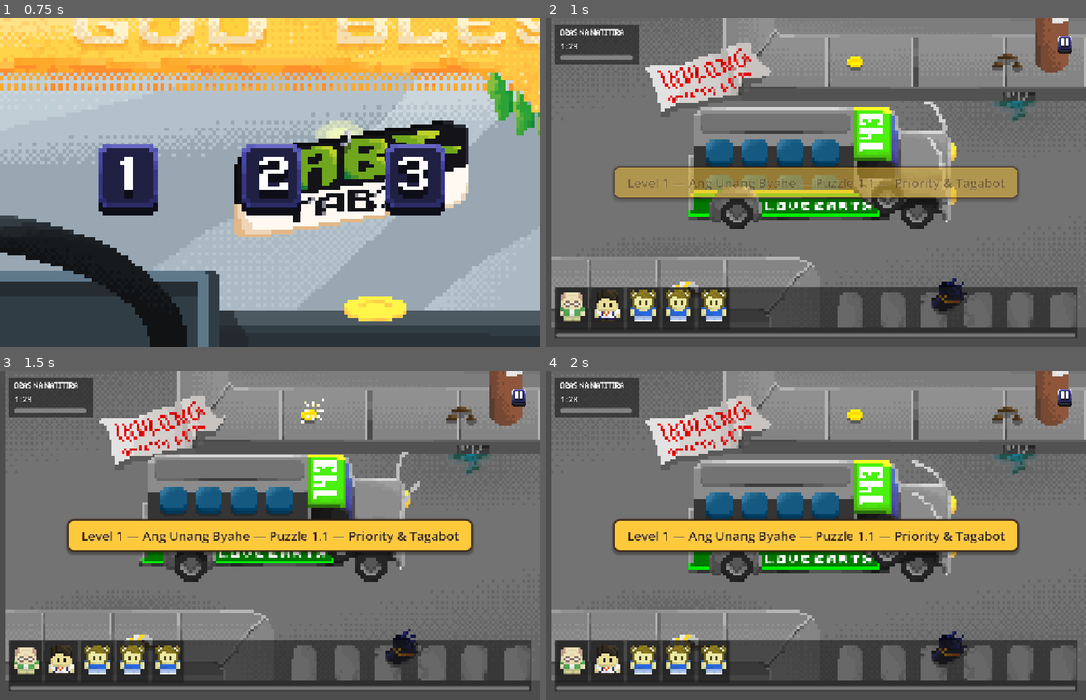
Above: before the commit, frames 1-4 (two rows, left to right).
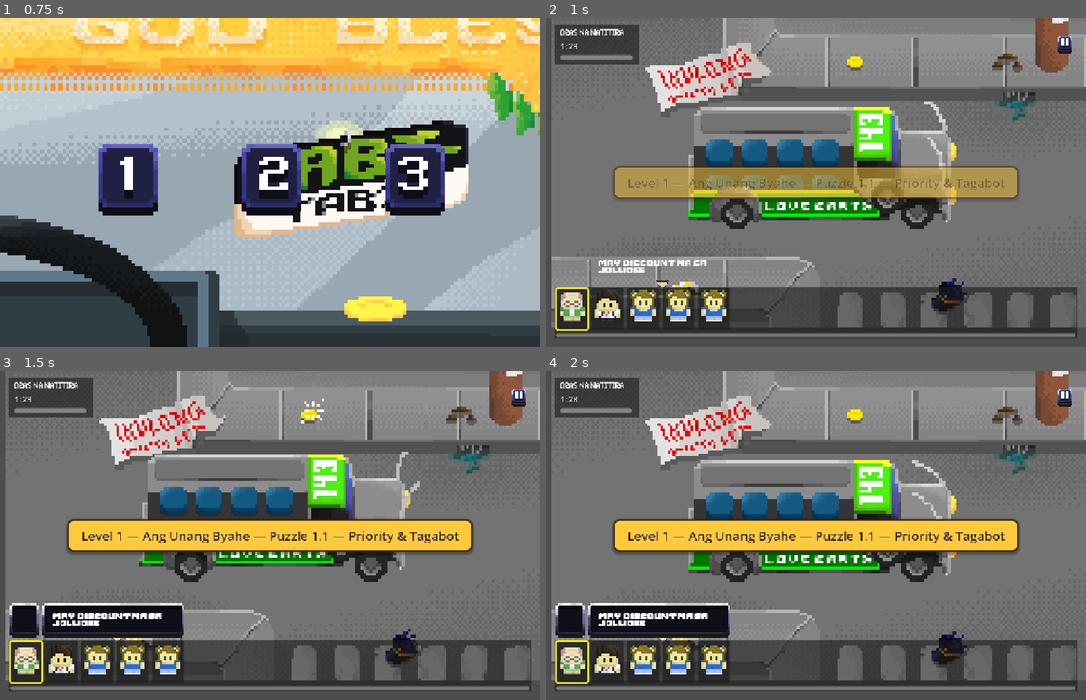
Above: after the commit, the same moments.

Repository: pol-xy/Tabi-Tabi
Game: Godot game, scene res://Scenes/Main/MainMenu.tscn
Two runs of this game, one before a commit and one after it. Both use one fixed random seed, a clock stepped at 60 frames per second and the inputs below.
Inputs (mouse positions are in pixels of both pictures, inside the frame that each line leads up to):
- Up to frame 1 (0.75 s): tap Enter (ui_accept) at 0.5 s; move the mouse to (243, 248) at 0.52 s; hold Up (ui_up) from 0.53 s (still down); click (243, 248) at 0.67 s
- Up to frame 2 (1 s): keep holding Up (ui_up); tap Enter (ui_accept) at 0.77 s
- Up to frame 3 (1.5 s): release Up (ui_up) at 1.25 s; drag from (432, 584) to (243, 601) at 1.27 s
- Up to frame 4 (2 s): no input

Frame 1 is identical in both runs. In frame 2, 0.6% of the frame differs, in the area x 1-30%, y 73-96%; in frame 3, 3.5%, in the area x 1-34%, y 70-96%; in frame 4, 3.5%.

Commit message:
fix: update selector position when queue panel is populated at stage start

Diff:
--- a/scripts/UI/queue_panel.gd
+++ b/scripts/UI/queue_panel.gd
@@ -9,6 +9,7 @@
 ## when a passenger is successfully seated or dismissed.
 
 signal passenger_focused(passenger: Passenger)  ## HUD listens to this, forwards to DialogueBubble.
+signal queue_changed
 
 @export var passenger_card_scene: PackedScene
 
@@ -39,11 +40,13 @@
 
 	if _cards.size() > 0:
 		_set_active(0)
+	queue_changed.emit()
 
 func clear() -> void:
 	for card in _cards:
 		card.queue_free()
 	_cards.clear()
+	queue_changed.emit()
 
 ## Call when the front passenger is seated or dismissed — advances focus
 ## to the next passenger in line.
@@ -54,6 +57,7 @@
 	front.queue_free()
 	if _cards.size() > 0:
 		_set_active(0)
+	queue_changed.emit()
 
 ## Call if a specific passenger (not necessarily the front) leaves the
 ## queue — relevant if the order-of-entry mechanic (UV Express) lets
@@ -66,6 +70,7 @@
 			break
 	if _cards.size() > 0:
 		_set_active(0)
+	queue_changed.emit()
 
 func is_empty() -> bool:
 	return _cards.is_empty()
@@ -81,6 +86,7 @@
 			break
 	if _cards.size() > 0:
 		_set_active(0)
+	queue_changed.emit()
 
 func _set_active(index: int) -> void:
 	for i in _cards.size():
@@ -122,3 +128,4 @@
 
 		_cards.append(passenger_node)
 		_set_active(0)
+		queue_changed.emit()
--- a/scripts/main_jeepney.gd
+++ b/scripts/main_jeepney.gd
@@ -33,6 +33,11 @@
 		GameManager.campaign_complete.connect(_on_campaign_complete)
 
 	_create_selector_cursor()
+
+	if hud and hud.queue_panel:
+		if not hud.queue_panel.queue_changed.is_connected(_update_selector_position):
+			hud.queue_panel.queue_changed.connect(_update_selector_position)
+
 	GameManager.start_campaign()
 
 func _on_campaign_complete() -> void:
